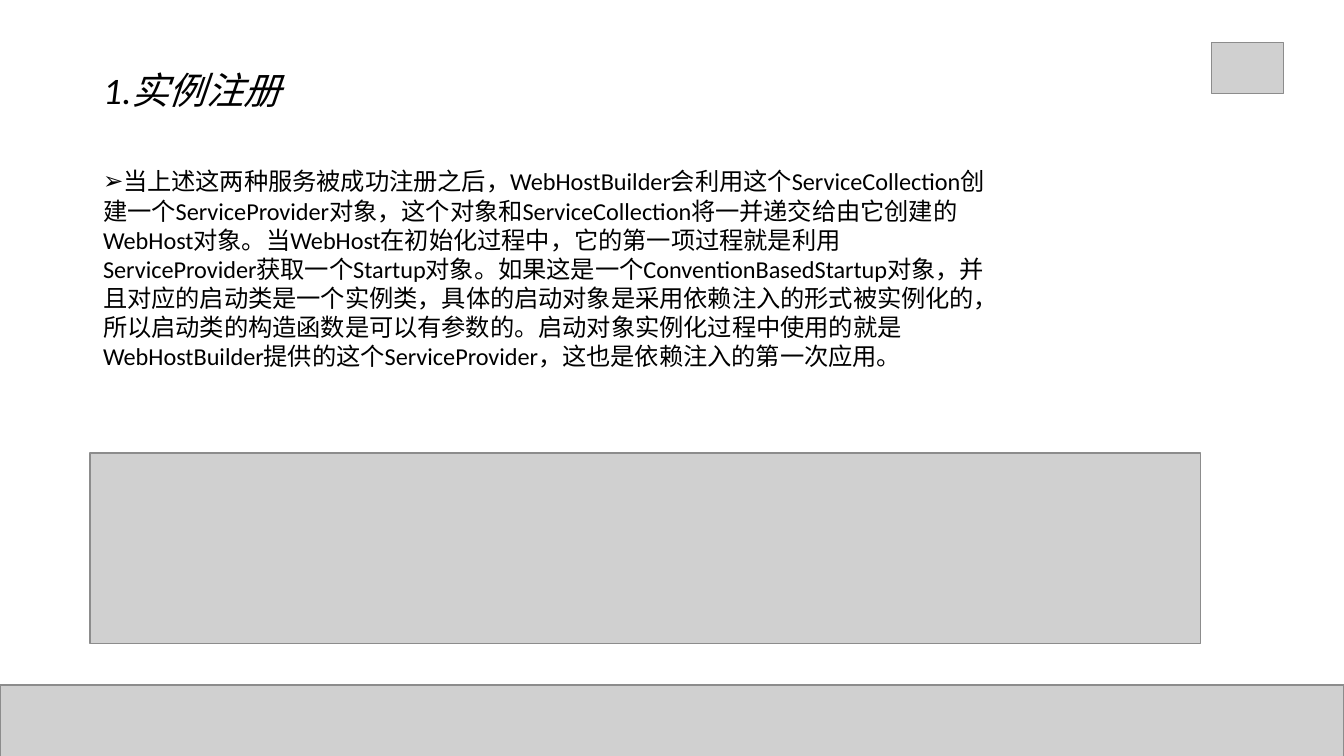
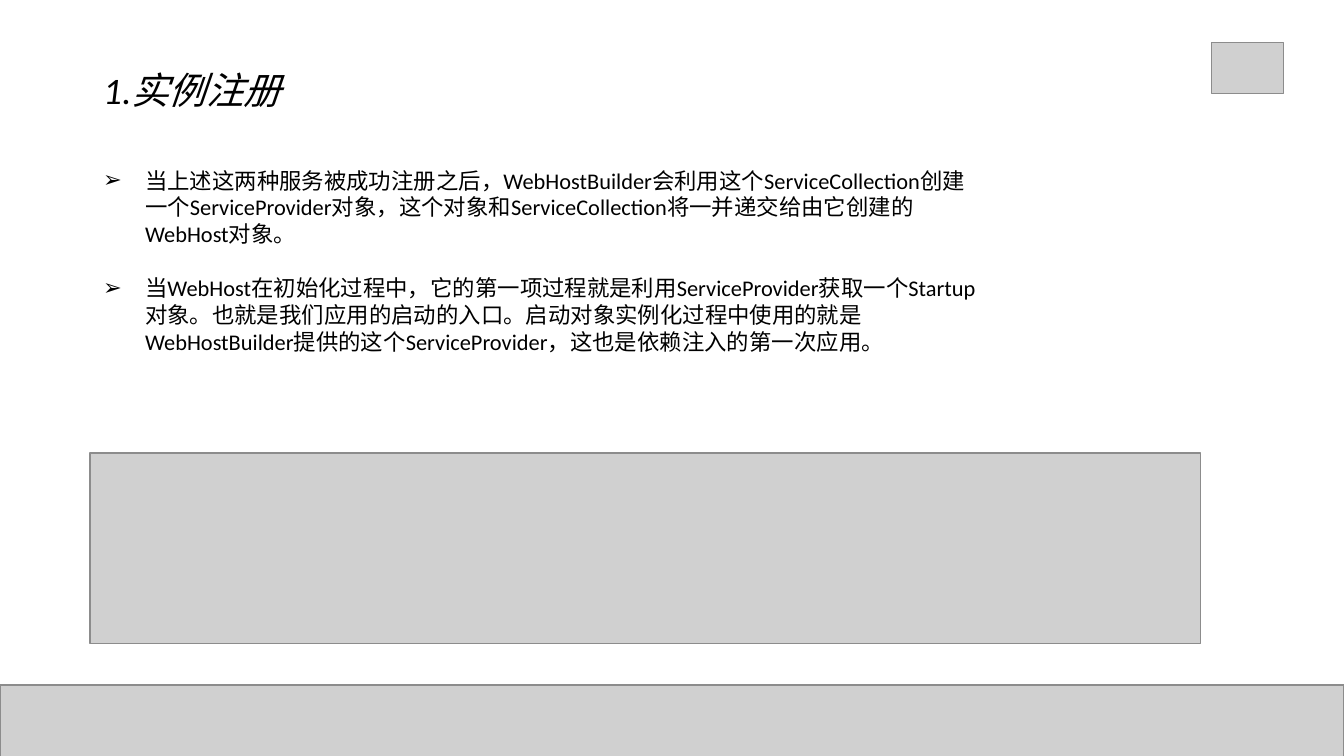
Before and after one commit to Mrchensama/DependenceInjection, a slide deck: slide 15 of 陈胡-依赖注入.pptx. Drawn at 1344x756 pixels with LibreOffice and Linux fonts; fonts in the diff are those of the drawing; grey boxes stand for pictures. Boxes give left, top, right and bottom in pixels: in the first picture for what was removed or moved away, otherwise in the second. Text is boxed around its words. In the diff, an @@ line names an element or a change of style, - is before the commit and + after.

```diff
--- a/陈胡-依赖注入.pptx
+++ b/陈胡-依赖注入.pptx
@@ text at bbox=[145, 170, 975, 353]: text changed; size 13 to 12 pt @@
-➢ 当上述这两种服务被成功注册之后，WebHostBuilder会利用这个ServiceCollection创建一个ServiceProvider对象，这个对象和ServiceCollection将一并递交给由它创建的WebHost对象。当WebHost在初始化过程中，它的第一项过程就是利用ServiceProvider获取一个Startup对象。如果这是一个ConventionBasedStartup对象，并且对应的启动类是一个实例类，具体的启动对象是采用依赖注入的形式被实例化的，所以启动类的构造函数是可以有参数的。启动对象实例化过程中使用的就是WebHostBuilder提供的这个ServiceProvider，这也是依赖注入的第一次应用。
+➢ 当上述这两种服务被成功注册之后，WebHostBuilder会利用这个ServiceCollection创建一个ServiceProvider对象，这个对象和ServiceCollection将一并递交给由它创建的WebHost对象。
+➢ 当WebHost在初始化过程中，它的第一项过程就是利用ServiceProvider获取一个Startup对象。也就是我们应用的启动的入口。启动对象实例化过程中使用的就是WebHostBuilder提供的这个ServiceProvider，这也是依赖注入的第一次应用。
```
Also in this commit, not shown: 28 other slides changed, 4 slides added, 4 slides removed, 5 other files.
